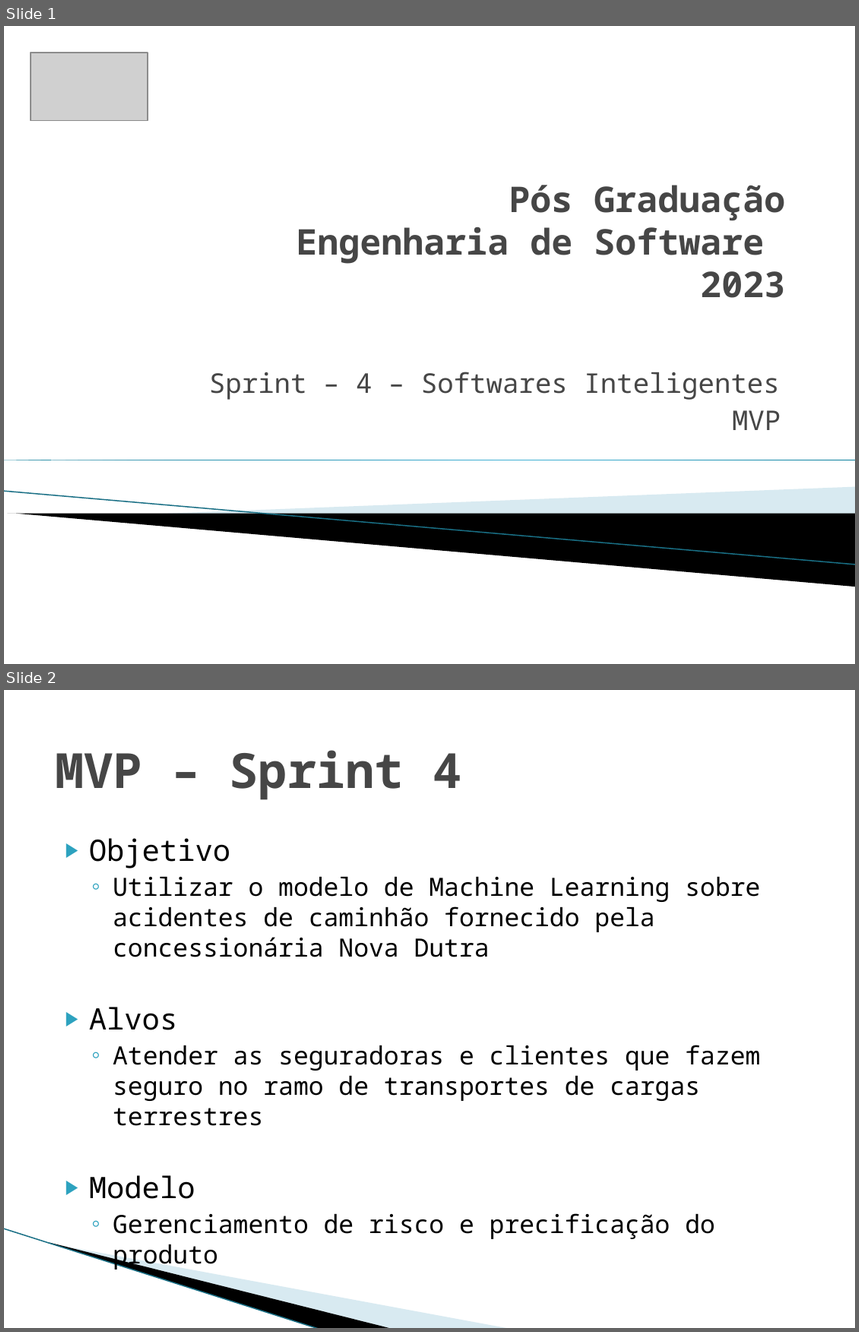
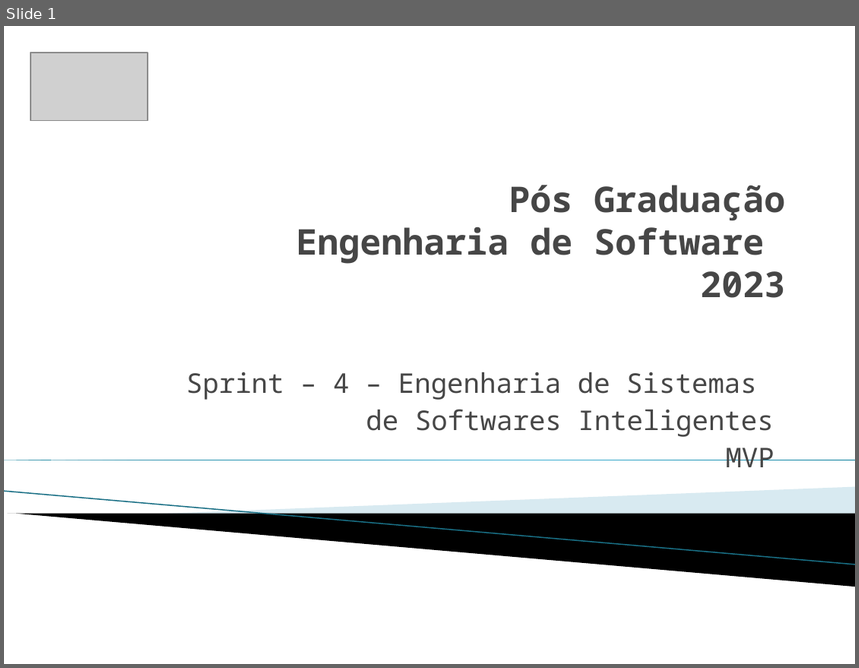
Before and after one commit to Etyonamine/puc-rio-mvp-sprint-04-front-end, a slide deck: documentacao/Apresentação1.pptx. Shown one above the other, each under a label of ours: slides 1 and 2 before the commit, slide 1 after it. The pictures are 859x1332 and 859x668 pixels, drawn with LibreOffice and Linux fonts; fonts in the diff are those of the drawing; grey boxes stand for pictures; background and template pictures are left out. Boxes give left, top, right and bottom in pixels: in the first picture for what was removed or moved away, otherwise in the second. Text is boxed around its words. In the diff, an @@ line names an element or a change of style, - is before the commit and + after.

```diff
--- a/documentacao/Apresentação1.pptx
+++ b/documentacao/Apresentação1.pptx
@@ slide 2 removed at bbox=[4, 690, 855, 1328], background #FFFFFF @@
@@ title removed at bbox=[55, 750, 462, 800] @@
-MVP – Sprint 4
@@ text removed at bbox=[89, 838, 760, 1239] @@
-▶ Objetivo
-  ◦ Utilizar o modelo de Machine Learning sobre acidentes de caminhão fornecido pela concessionária Nova Dutra
-▶ Alvos
-  ◦ Atender as seguradoras e clientes que fazem seguro no ramo de transportes de cargas terrestres
-▶ Modelo
-  ◦ Gerenciamento de risco e precificação do produto
@@ freeform shape removed at bbox=[70, 1156, 424, 1290] @@
@@ freeform shape removed at bbox=[4, 1229, 353, 1307] @@
@@ line removed from (4, 1229) to (320, 1328) @@
@@ slide 1 changed as well @@
@@ subtitle "Sprint – 4 – Engenharia ...": place and size @@
-subtitle "Sprint – 4 – Engenharia ..." at bbox=[209, 372, 781, 430]
+subtitle "Sprint – 4 – Engenharia ..." at bbox=[186, 373, 775, 468]
@@ subtitle at bbox=[186, 373, 773, 437]: text changed @@
-Sprint – 4 – Softwares Inteligentes
+Sprint – 4 – Engenharia de Sistemas
+de Softwares Inteligentes
```
Also in this commit, not shown: 2 other slides changed, 2 slides added, 3 other slides removed, 1 other file.
